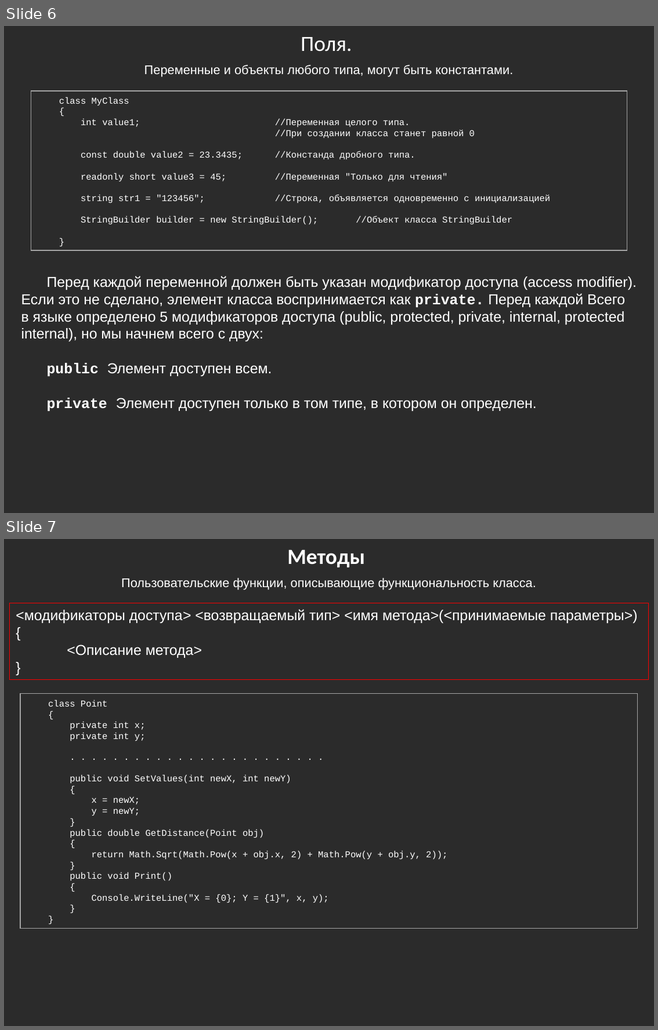
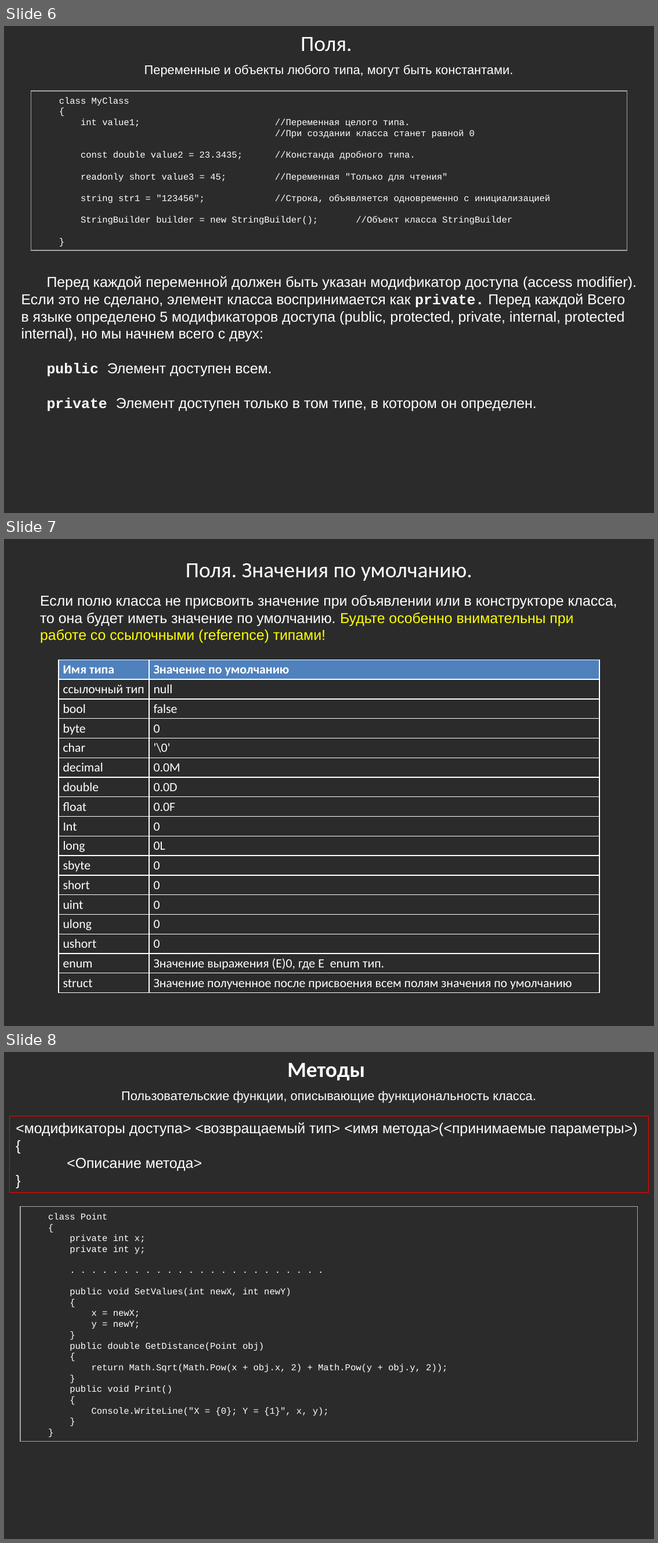
Before and after one commit to bazile/Training, a slide deck: Presentation/lesson-02-oop.pptx. Shown one above the other, each under a label of ours: slides 6 and 7 before the commit, slides 6, 7 and 8 after it. The pictures are 658x1030 and 658x1543 pixels, drawn with LibreOffice and Linux fonts; fonts in the diff are those of the drawing; background and template pictures are left out; a plain dark background stands for a picture behind light text. Boxes give left, top, right and bottom in pixels: in the first picture for what was removed or moved away, otherwise in the second. Text is boxed around its words. In the diff, an @@ line names an element or a change of style, - is before the commit and + after.

Commit message:
Default field values

```diff
--- a/Presentation/lesson-02-oop.pptx
+++ b/Presentation/lesson-02-oop.pptx
@@ slide 7 added at bbox=[4, 539, 654, 1026], background picture (left out) @@
@@ text added at bbox=[186, 563, 472, 581], 24 pt, text #FFFFFF @@
+Поля. Значения по умолчанию.
@@ text added at bbox=[40, 595, 617, 643], 16 pt, text #FFFFFF @@
+Если полю класса не присвоить значение при объявлении или в конструкторе класса, то она будет иметь значение по умолчанию. Будьте особенно внимательны при работе со ссылочными (reference) типами!
@@ table added at bbox=[59, 660, 599, 993], 17 rows, 2 columns @@
+Имя типа | Значение по умолчанию
+ссылочный тип | null
+bool | false
+byte | 0
+char | '\0'
+decimal | 0.0M
+double | 0.0D
+float | 0.0F
+Int | 0
+long | 0L
+sbyte | 0
+short | 0
+uint | 0
+ulong | 0
+ushort | 0
+enum | Значение выражения (E)0, где E enum тип.
+struct | Значение полученное после присвоения всем полям значения по умолчанию
@@ what was slide 7 is now slide 8 @@
```
